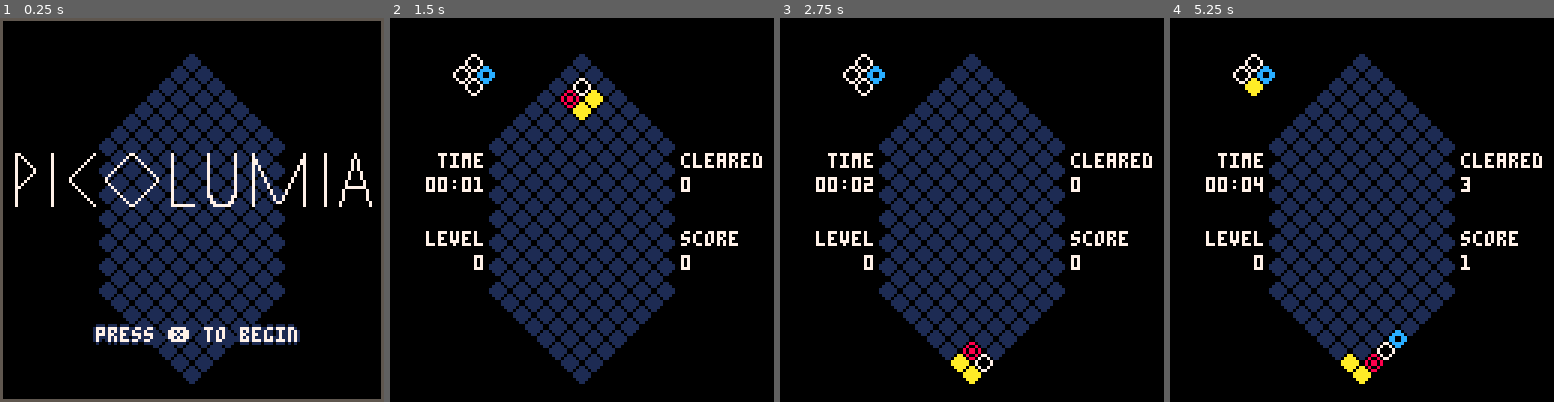
Above: before the commit, frames 1-4 (left to right).
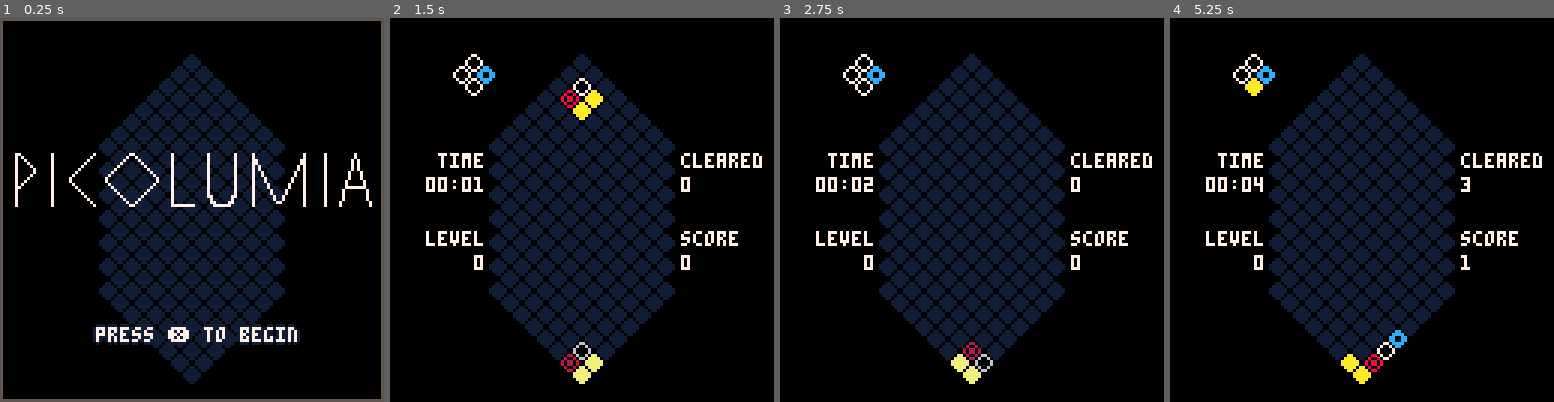
Above: after the commit, the same moments.

Repository: andrewedstrom/picolumia
Game: PICO-8 cartridge picolumia.p8
Two runs of this game, one before a commit and one after it. Both use one fixed random seed, a clock stepped at 60 frames per second and the inputs below.
Inputs:
- Up to frame 1 (0.25 s): no input
- Up to frame 2 (1.5 s): tap O (Z key) at 0.33, 0.7, 1.43 s; tap X (X key) at 1.07 s
- Up to frame 3 (2.75 s): hold Left 1.97-2.37 s; tap X (X key) at 2.07, 2.4, 2.73 s; tap O (Z key) at 2.22 s; hold Down from 2.42 s (still down)
- Up to frame 4 (5.25 s): release Down at 2.82 s; hold Right 2.87-3.53 s; tap X (X key) every 0.33 s from 3.07 to 5.07 s; tap O (Z key) at 3.1, 3.98, 4.87 s; hold Right 4.13-4.53 s; hold Down 4.58-5.08 s; hold Left from 5.13 s (still down)

The runs differ from the first frame. In frame 1, 23% of the frame differs, in the area x 24-79%, y 9-96%; in frame 2, 22%; in frame 3, 22%; in frame 4, 22%.

Commit message:
add shadow of falling piece

Diff:
--- a/picolumia.p8
+++ b/picolumia.p8
@@ -38,9 +38,18 @@
 local piece_height = 4
 local sprite_size = 6
 
+-- set up palette
+function setup_palette()
+    _pal={0,129,136,140,1,5,6,7,8,135,10,3,12,13,133,134}
+    for i,c in pairs(_pal) do
+        pal(i-1,c,1)
+    end
+end
+
 function _init()
     game_state="menu"
     board=new_board()
+    setup_palette()
 end
 
 function start_game()
@@ -68,7 +77,7 @@
 function update_game()
     update_timers()
 
-    if blocks_clearing and costatus(blocks_clearing) != 'dead' then
+    if currently_clearing_blocks() then
         coresume(blocks_clearing)
     elseif hard_dropping then
         move_down()
@@ -79,6 +88,10 @@
         end
         handle_input()
     end
+end
+
+function currently_clearing_blocks()
+    return blocks_clearing and costatus(blocks_clearing) != 'dead'
 end
 
 function update_timers()
@@ -152,6 +165,11 @@
 -- every other row is drawn shifted right by a half position
 -- the diamond shape is made by setting the out-of-bounds spaces to "wall"
 function draw_board()
+    local shadow
+    if player then
+        shadow = player_shadow()
+    end
+
     for_all_tiles(function(y,x)
         local x_loc=x*piece_width + board_display_x_offset
         if is_odd(y) then
@@ -159,7 +177,21 @@
         end
         local y_loc=bottom-y*piece_height
         if board[y][x] != wall then
-            sspr(board[y][x],0,sprite_size,sprite_size,x_loc,y_loc)
+            -- change colors for indicator of where piece would fall
+            local sprite = board[y][x]
+
+            if shadow and shadow:is_in_shadow(y,x) and not currently_clearing_blocks() then
+                pal()
+                pal(12, 3)
+                pal(8, 2)
+                pal(7, 6)
+                pal(10, 9)
+                sprite = shadow:get_corresponding_sprite(y,x)
+            end
+
+            sspr(sprite,0,sprite_size,sprite_size,x_loc,y_loc)
+            pal()
+            setup_palette()
         end
     end)
 end
@@ -233,6 +265,59 @@
     board[p1.y][p1.x] = board[p3.y][p3.x]
     board[p3.y][p3.x] = board[p2.y][p2.x]
     board[p2.y][p2.x] = tmp
+end
+
+function player_shadow()
+    local s0 = player:player0()
+    local s1 = player:player1()
+    local s2 = player:player2()
+    local s3 = player:player3()
+
+    local next_y=s0.y-2
+    local next_x=s0.x
+
+    while next_y > 0 and board[next_y][next_x] == empty do
+        s0={y=next_y, x=next_x}
+        s1.y=next_y+1
+        s2.y=next_y+1
+        s3={y=next_y+2, x=next_x}
+
+        next_y=s0.y-2
+        next_x=s0.x
+    end
+
+    return {
+        s0=s0,
+        s1=s1,
+        s2=s2,
+        s3=s3,
+        is_in_shadow=function(self,y,x)
+            s0 = self.s0
+            s1 = self.s1
+            s2 = self.s2
+            s3 = self.s3
+            return (y == s0.y and x == s0.x) or (y == s1.y and x == s1.x) or (y == s2.y and x == s2.x) or (y == s3.y and x == s3.x)
+        end,
+        get_corresponding_sprite=function(self,y,x)
+            local s0 = self.s0
+            local s1 = self.s1
+            local s2 = self.s2
+            local s3 = self.s3
+            local p0 = player:player0()
+            local p1 = player:player1()
+            local p2 = player:player2()
+            local p3 = player:player3()
+
+            if y == s0.y and x == s0.x then
+                return board[p0.y][p0.x]
+            elseif y == s1.y and x == s1.x then
+                return board[p1.y][p1.x]
+            elseif y == s2.y and x == s2.x then
+                return board[p2.y][p2.x]
+            end
+            return board[p3.y][p3.x]
+        end
+    }
 end
 
 function move_down(next_y,next_x)
@@ -530,15 +615,14 @@
                 y=self.y+2
             }
         end,
-        is_player_piece=function(y,x)
-            local p3 = player:player3()
-            local p2 = player:player2()
-            local p1 = player:player1()
-            local p0 = player:player0()
+        is_player_piece=function(self, y, x)
+            local p3 = self:player3()
+            local p2 = self:player2()
+            local p1 = self:player1()
+            local p0 = self:player0()
 
             return (x == p0.x or x == p1.x or x == p2.x or x == p3.x) and
                 (y == p0.y or y == p1.y or y == p2.y or y == p3.y)
-
         end
     }
     -- todo add function to player to multi return all current pieces
